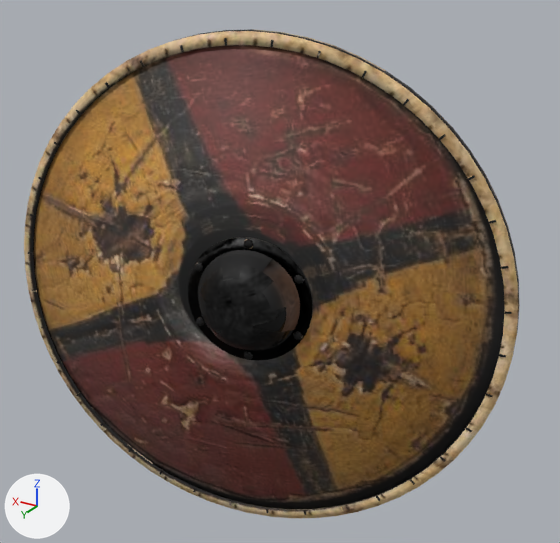
Before and after pictures for a commit that changed the glTF model assets/models/arms/shield_round.glb.
Camera for both pictures: a 50 mm lens placed at (-0.803, 1.26, 0.119), pointed at (-0.301, 0.424, -0.299). The axes (+X, +Y, +Z) are drawn at lower left. The lights are the same throughout. The older version comes first. Vertices at exactly the same position are counted once.

Objects in the first picture: 'boss'.
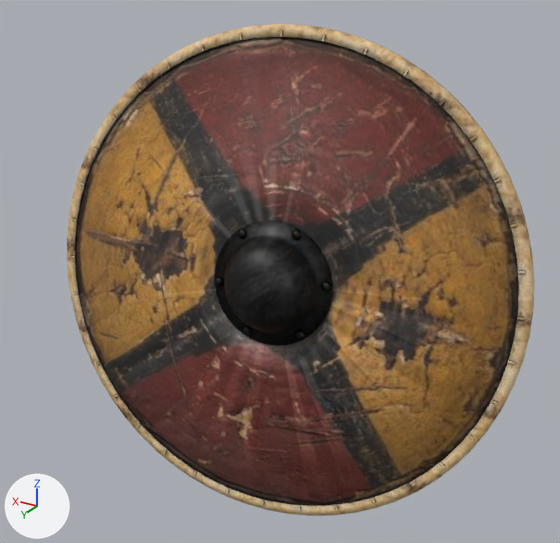
Pixel boxes [x1, y1, x2, y2] of what changed, in the pictures (560 x 543 px; the box of a moved part takes in the faces that stretch with it):
'boss', reshaped
    before: [24, 29, 520, 518]
    after: [67, 24, 534, 516]
part 1 of me_boss, moved or reshaped
    before: [244, 239, 253, 249]
    after: [238, 229, 246, 238]
part 2 of me_boss, moved or reshaped
    before: [196, 317, 205, 326]
    after: [215, 277, 223, 286]
part 3 of me_boss, moved or reshaped
    before: [293, 331, 303, 340]
    after: [296, 331, 305, 339]
part 4 of me_boss, moved or reshaped
    before: [294, 274, 304, 284]
    after: [322, 282, 331, 291]
part 5 of me_boss, moved or reshaped
    before: [195, 262, 203, 272]
    after: [292, 230, 301, 240]
part 6 of me_boss, moved or reshaped
    before: [24, 29, 520, 518]
    after: [67, 24, 534, 516]
part 7 of me_boss, rebuilt
    before: [34, 45, 505, 509]
    after: [75, 37, 519, 505]
part 8 of me_boss, deleted
    before: [105, 38, 511, 432]
part 9 of me_boss, cut back
    after: [214, 221, 332, 346]
part 10 of me_boss, moved or reshaped (not visible before)
    after: [166, 30, 525, 439]

Edits to the bpy script that builds the scene:
```text
Change me_boss:
    used by ob_boss; location = (0.0, 0.0, 0.0)
    remove me_boss.from_pydata(...)  # 2104 vertices, 4012 faces; spans x -0.618..0.054, y 0.377..0.561, z -0.67..0.019
    add me_boss.from_pydata(...)  # 2215 vertices, 4258 faces; spans x -0.629..0.055, y 0.33..0.504, z -0.662..0.018
    me_boss part 1: the loose piece of 50 vertices spanning x -0.291..-0.278, y 0.472..0.479, z -0.252..-0.238 is turned 37.3 degrees about the y axis through its middle, then moved by (0.044, -0.053, -0.012)
    me_boss part 2: the loose piece of 50 vertices spanning x -0.225..-0.212, y 0.495..0.502, z -0.372..-0.358 is turned 37.3 degrees about the y axis through its middle, then moved by (0.008, -0.057, 0.036)
    me_boss part 3: the loose piece of 50 vertices spanning x -0.359..-0.346, y 0.461..0.468, z -0.372..-0.358 is turned 37.3 degrees about the y axis through its middle, then moved by (0.015, -0.032, -0.018)
    me_boss part 4: the loose piece of 50 vertices spanning x -0.358..-0.345, y 0.457..0.464, z -0.292..-0.278 is turned 37.3 degrees about the y axis through its middle, then moved by (-0.015, -0.046, -0.025)
    me_boss part 5: the loose piece of 50 vertices spanning x -0.224..-0.211, y 0.491..0.498, z -0.292..-0.278 is turned 37.3 degrees about the y axis through its middle, then moved by (-0.101, -0.085, 0.038)
    me_boss part 6: the loose piece of 512 vertices spanning x -0.618..0.054, y 0.377..0.56, z -0.67..0.019 is multiplied about its middle by the matrix ((0.795, 0.021, 0.606), (-0.019, 1.0, -0.01), (-0.606, -0.004, 0.796)), then moved by (-0.005, -0.052, 0.004)
    me_boss part 7: the loose piece of 608 vertices spanning x -0.61..0.042, y 0.39..0.558, z -0.661..0.011 is rebuilt with 463 vertices and now spans x -0.621..0.044, y 0.344..0.501, z -0.65..0.01
    me_boss part 8: 17 loose pieces with 178 vertices, spanning x -0.61..-0.094, y 0.394..0.513, z -0.468..0.01, are deleted
    me_boss part 9: 1 vertex moved within x -0.26, y 0.446, z -0.385; 87 vertices removed from x -0.297..-0.258, y 0.42..0.473, z -0.457..-0.196; 525 vertices added at x -0.416..-0.154, y 0.379..0.478, z -0.485..-0.163
    me_boss part 10: 132 vertices removed from x -0.428..-0.137, y 0.413..0.523, z -0.665..0.015; 128 vertices added at x -0.621..-0.105, y 0.348..0.413, z -0.477..0.011
    other edits to the shape of me_boss do not show in these pictures
```
